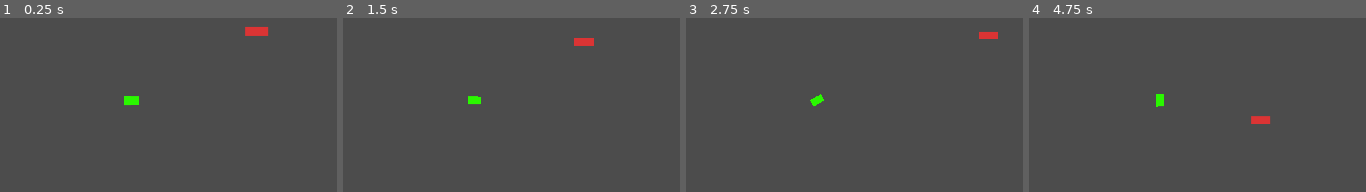
Above: before the commit, frames 1-4 (left to right).
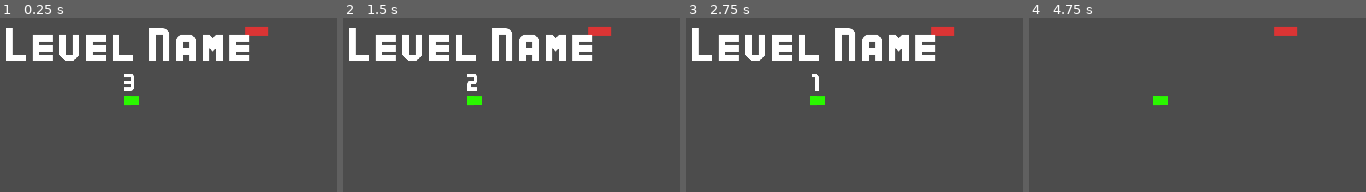
Above: after the commit, the same moments.

Repository: anthonyfinch/ld50
Game: Godot game, scene res://Race.tscn
The game is run twice, just before and just after one commit, with the same random seed, the same clock (stepped at 60 frames per second) and the same inputs. This scene is started directly instead of the project's main scene.
Inputs:
- Up to frame 1 (0.25 s): no input
- Up to frame 2 (1.5 s): tap Enter at 0.5 s; hold D (right) 0.53-1.28 s; tap Space at 1.25 s; hold S (brake) from 1.28 s (still down)
- Up to frame 3 (2.75 s): tap Enter at 2 s; release S (brake) at 2.03 s; hold D (right) from 2.03 s (still down)
- Up to frame 4 (4.75 s): release D (right) at 2.78 s; hold W (accelerate) 2.78-3.53 s; tap Space at 3.5 s; hold A (left) from 3.53 s (still down); tap Enter at 4.25 s

The runs differ from the first frame. In frame 1, 6.3% of the frame differs, in the area x 1-75%, y 5-42%; in frame 2, 6.8%; in frame 3, 6.9%, in the area x 1-93%, y 5-51%; in frame 4, 0.8%.

Commit message:
race has starting countdown and locks cars. starts race timing

Diff:
--- a/Cars/Car.gd
+++ b/Cars/Car.gd
@@ -1,6 +1,7 @@
 extends KinematicBody2D
 
 export(Resource) var game_state
+export(Resource) var game_events
 
 var wheel_base = 40
 var steering_angle = 10
@@ -15,15 +16,26 @@
 
 var acceleration = Vector2.ZERO
 var velocity = Vector2.ZERO
-var steer_direction
+var steer_direction = 0.0
 
+var _active = false
 var _paused = false
 
 
 func _ready():
 	assert(game_state != null, "Please set game state resource")
+	assert(game_events != null, "Please set game events resource")
 	_update_paused()
 	game_state.connect("updated_paused", self, "_update_paused")
+	game_events.connect("start_race", self, "_start_race")
+
+
+func _start_race():
+	_active = true
+
+
+func end_race():
+	_active = false
 
 
 func _update_paused():
@@ -45,16 +57,17 @@
 
 
 func get_input():
-	var turn = 0
-	if Input.is_action_pressed("left"):
-		turn -= 1
-	if Input.is_action_pressed("right"):
-		turn += 1
-	steer_direction = turn * deg2rad(steering_angle)
-	if Input.is_action_pressed("accelerate"):
-		acceleration = transform.x * engine_power
-	if Input.is_action_pressed("brake"):
-		acceleration = transform.x * braking
+	if _active:
+		var turn = 0
+		if Input.is_action_pressed("left"):
+			turn -= 1
+		if Input.is_action_pressed("right"):
+			turn += 1
+		steer_direction = turn * deg2rad(steering_angle)
+		if Input.is_action_pressed("accelerate"):
+			acceleration = transform.x * engine_power
+		if Input.is_action_pressed("brake"):
+			acceleration = transform.x * braking
 
 
 func calculate_steering(delta):
--- a/Cars/Car.tscn
+++ b/Cars/Car.tscn
@@ -1,13 +1,15 @@
-[gd_scene load_steps=4 format=2]
+[gd_scene load_steps=5 format=2]
 
 [ext_resource path="res://Cars/Car.gd" type="Script" id=1]
 [ext_resource path="res://game_state.tres" type="Resource" id=2]
+[ext_resource path="res://game_events.tres" type="Resource" id=3]
 
 [sub_resource type="CapsuleShape2D" id=1]
 
 [node name="Car" type="KinematicBody2D"]
 script = ExtResource( 1 )
 game_state = ExtResource( 2 )
+game_events = ExtResource( 3 )
 
 [node name="CollisionShape2D" type="CollisionShape2D" parent="."]
 rotation = 1.5708
--- a/GameEvents.gd
+++ b/GameEvents.gd
@@ -3,6 +3,8 @@
 
 signal change_scene(name)
 signal unpause
+signal start_race
+signal car_finished(who)
 
 
 func change_scene(name):
@@ -11,3 +13,11 @@
 
 func unpause():
 	self.emit_signal("unpause")
+
+
+func start_race():
+	self.emit_signal("start_race")
+
+
+func car_finished(who):
+	self.emit_signal("car_finished", who)
--- a/Levels/Race.gd
+++ b/Levels/Race.gd
@@ -3,21 +3,43 @@
 export(Resource) var game_events
 export(Resource) var game_state
 
-onready var _ui_overlay = $UIOverlay
+onready var _pause_screen = $UIOverlay/PauseScreen
+onready var _start_screen = $UIOverlay/StartScreen
+onready var _countdown_label = $UIOverlay/StartScreen/Box/CountDown
 
 var _paused = false
+var _started = false
+var _finished = false
+var _race_time = 0.0
+var _count_down = 3.9
 
 
 func _ready():
 	assert(game_events != null, "Please set game events resource")
 	assert(game_state != null, "Please set game state resource")
 
+	_start_screen.visible = true
 	_update_ui()
 	game_events.connect("unpause", self, "_unpause")
 
 
+func _process(delta):
+	if not _started:
+		_count_down -= delta
+		_countdown_label.text = str(floor(_count_down))
+
+		if _count_down <= 0.0:
+			game_events.start_race()
+			_start_screen.visible = false
+			_started = true
+
+	elif not _finished and not _paused:
+		_race_time += delta
+
+
+
 func _update_ui():
-	_ui_overlay.visible = game_state.paused
+	_pause_screen.visible = game_state.paused
 
 
 func _input(event):
--- a/Race.tscn
+++ b/Race.tscn
@@ -9,6 +9,7 @@
 [ext_resource path="res://Levels/Race.gd" type="Script" id=7]
 [ext_resource path="res://game_events.tres" type="Resource" id=8]
 [ext_resource path="res://game_state.tres" type="Resource" id=9]
+[ext_resource path="res://UI/LabelSmall.tscn" type="PackedScene" id=10]
 
 [sub_resource type="RectangleShape2D" id=1]
 extents = Vector2( 27.5, 10 )
@@ -32,6 +33,8 @@
 
 [node name="Viewport" type="Viewport" parent="ViewportContainer"]
 size = Vector2( 1920, 1280 )
+handle_input_locally = false
+render_target_update_mode = 3
 
 [node name="Car" parent="ViewportContainer/Viewport" instance=ExtResource( 1 )]
 position = Vector2( 941, 540 )
@@ -61,20 +64,21 @@
 "_edit_use_anchors_": false
 }
 
-[node name="CenterContainer" type="CenterContainer" parent="UIOverlay"]
+[node name="PauseScreen" type="CenterContainer" parent="UIOverlay"]
+visible = false
 anchor_right = 1.0
 anchor_bottom = 1.0
 __meta__ = {
 "_edit_use_anchors_": false
 }
 
-[node name="PanelContainer" type="PanelContainer" parent="UIOverlay/CenterContainer"]
-margin_left = 338.0
-margin_top = 300.0
-margin_right = 1582.0
-margin_bottom = 780.0
+[node name="PanelContainer" type="PanelContainer" parent="UIOverlay/PauseScreen"]
+margin_left = 953.0
+margin_top = 533.0
+margin_right = 967.0
+margin_bottom = 547.0
 
-[node name="MarginContainer" type="MarginContainer" parent="UIOverlay/CenterContainer/PanelContainer"]
+[node name="MarginContainer" type="MarginContainer" parent="UIOverlay/PauseScreen/PanelContainer"]
 margin_left = 7.0
 margin_top = 7.0
 margin_right = 1237.0
@@ -84,32 +88,59 @@
 custom_constants/margin_left = 50
 custom_constants/margin_bottom = 50
 
-[node name="VBoxContainer" type="VBoxContainer" parent="UIOverlay/CenterContainer/PanelContainer/MarginContainer"]
+[node name="VBoxContainer" type="VBoxContainer" parent="UIOverlay/PauseScreen/PanelContainer/MarginContainer"]
 margin_left = 50.0
 margin_top = 50.0
 margin_right = 1180.0
 margin_bottom = 416.0
 
-[node name="Label" parent="UIOverlay/CenterContainer/PanelContainer/MarginContainer/VBoxContainer" instance=ExtResource( 3 )]
+[node name="Label" parent="UIOverlay/PauseScreen/PanelContainer/MarginContainer/VBoxContainer" instance=ExtResource( 3 )]
 margin_left = 0.0
 margin_top = 0.0
 margin_right = 1130.0
 margin_bottom = 106.0
 text = "Pause"
 
-[node name="Settings" parent="UIOverlay/CenterContainer/PanelContainer/MarginContainer/VBoxContainer" instance=ExtResource( 4 )]
+[node name="Settings" parent="UIOverlay/PauseScreen/PanelContainer/MarginContainer/VBoxContainer" instance=ExtResource( 4 )]
 margin_top = 110.0
 margin_right = 1130.0
 margin_bottom = 230.0
 rect_min_size = Vector2( 1130, 120 )
 
-[node name="Instructions" parent="UIOverlay/CenterContainer/PanelContainer/MarginContainer/VBoxContainer" instance=ExtResource( 5 )]
+[node name="Instructions" parent="UIOverlay/PauseScreen/PanelContainer/MarginContainer/VBoxContainer" instance=ExtResource( 5 )]
 margin_top = 234.0
 margin_right = 1130.0
 margin_bottom = 298.0
 text = "End Race?"
 
-[node name="Instructions2" parent="UIOverlay/CenterContainer/PanelContainer/MarginContainer/VBoxContainer" instance=ExtResource( 6 )]
+[node name="Instructions2" parent="UIOverlay/PauseScreen/PanelContainer/MarginContainer/VBoxContainer" instance=ExtResource( 6 )]
 margin_top = 302.0
 margin_right = 1130.0
 margin_bottom = 366.0
+
+[node name="StartScreen" type="CenterContainer" parent="UIOverlay"]
+anchor_right = 1.0
+anchor_bottom = 1.0
+__meta__ = {
+"_edit_use_anchors_": false
+}
+
+[node name="Box" type="VBoxContainer" parent="UIOverlay/StartScreen"]
+margin_left = 660.0
+margin_top = 456.0
+margin_right = 1260.0
+margin_bottom = 624.0
+
+[node name="Label" parent="UIOverlay/StartScreen/Box" instance=ExtResource( 3 )]
+margin_left = 0.0
+margin_top = 0.0
+margin_right = 600.0
+margin_bottom = 106.0
+text = "Level Name"
+
+[node name="CountDown" parent="UIOverlay/StartScreen/Box" instance=ExtResource( 10 )]
+margin_left = 0.0
+margin_top = 110.0
+margin_right = 600.0
+margin_bottom = 168.0
+text = "3"
--- /dev/null
+++ b/UI/LabelSmall.tscn
@@ -0,0 +1,12 @@
+[gd_scene load_steps=2 format=2]
+
+[ext_resource path="res://UI/KenneyBold32.tres" type="DynamicFont" id=1]
+
+[node name="Label" type="Label"]
+margin_left = 832.0
+margin_top = 335.0
+margin_right = 1088.0
+margin_bottom = 441.0
+custom_fonts/font = ExtResource( 1 )
+text = "GAME"
+align = 1
Not shown: 1 places in Race.tscn that only renumber resources
